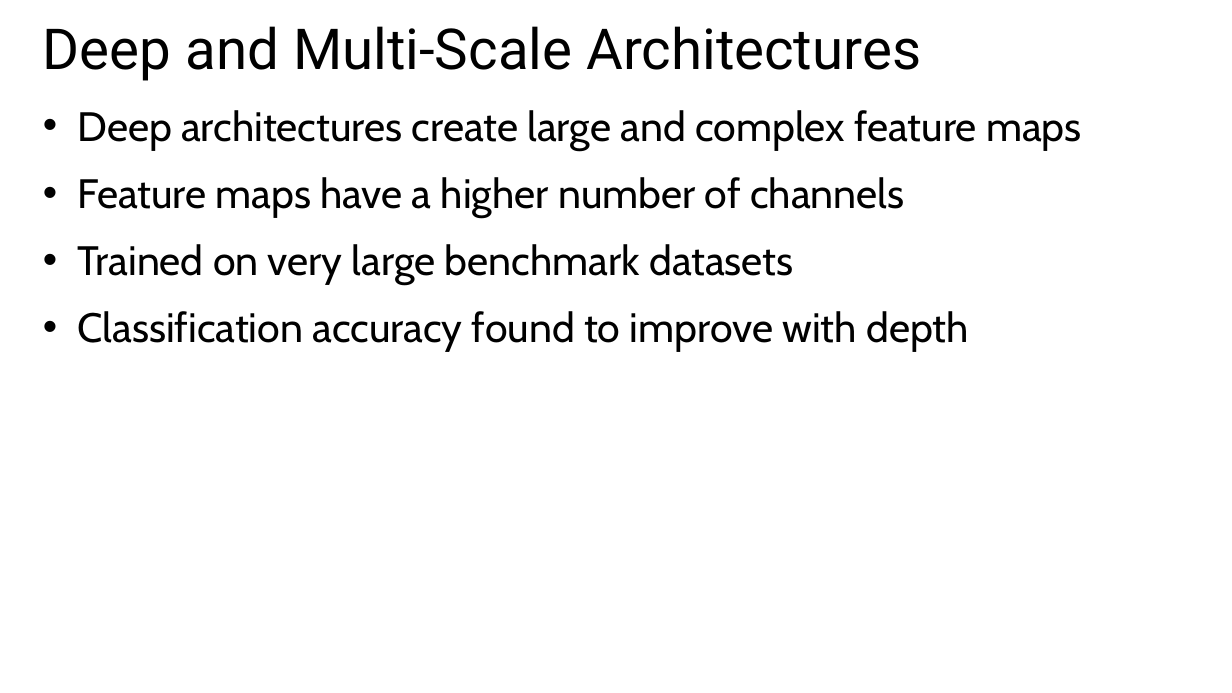
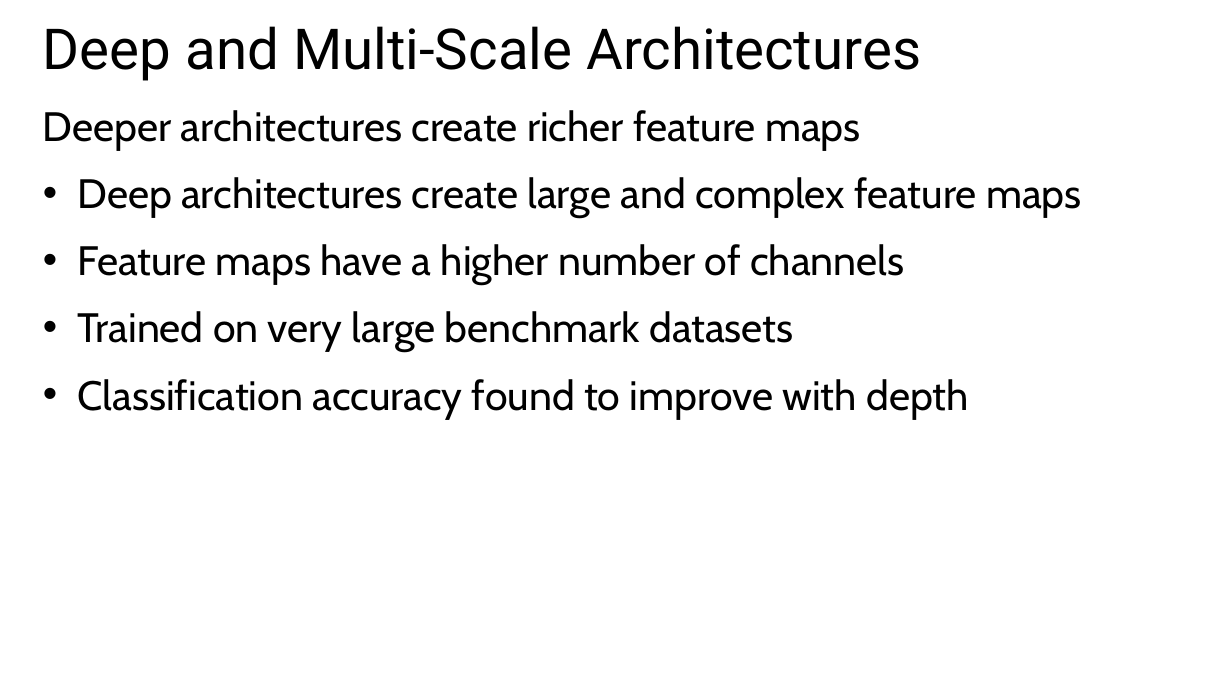
Before and after one commit to StephenElston/CSCI-E25, a slide deck: slide 35 of Slides/6_ConvolutionalNNs.pptx (slide 16 before the commit). Drawn at 1232x693 pixels with LibreOffice and Linux fonts; fonts in the diff are those of the drawing. Boxes give left, top, right and bottom in pixels: in the first picture for what was removed or moved away, otherwise in the second. Text is boxed around its words. In the diff, an @@ line names an element or a change of style, - is before the commit and + after.

Commit message:
Updated and added slides

```diff
--- a/Slides/6_ConvolutionalNNs.pptx
+++ b/Slides/6_ConvolutionalNNs.pptx
@@ text at (43, 110, 861, 150): paragraph added @@
+Deeper architectures create richer feature maps
```
Also in this commit, not shown: 6 slides added, 1 other file.
